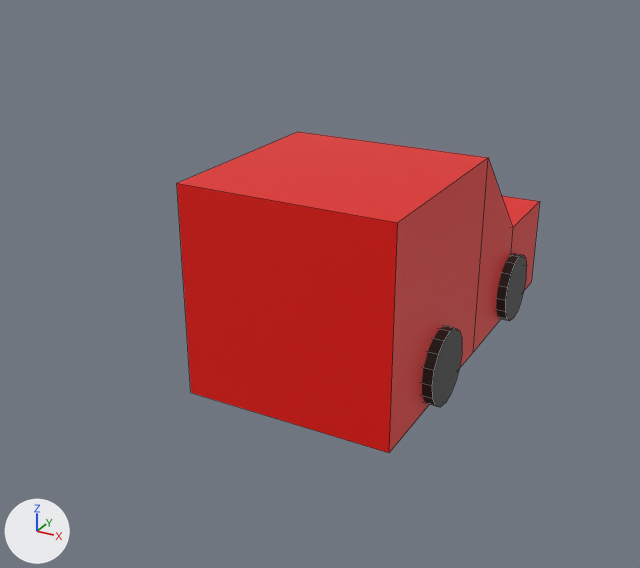
Before and after pictures for a commit that changed the FBX model Ketchapp/Assets/CarVsCops/Models/MainCar.fbx.
Camera for both pictures: a camera (50 mm lens) standing at (3.45, -7.63, 4.19) and looking at (-0.41, -0.62, 0.68). Every picture has the same lights, and +X, +Y and +Z are marked at lower left. Mesh edges are drawn as thin lines. Where no turn or scale is listed for an object, it has been applied to the vertices.

The older version as bpy lines, for what is in view:
```python
me_cube = bpy.data.meshes.new('Cube')
me_cube.from_pydata(...)  # 80 vertices, 50 faces; spans x -1.1..1.1, y -2.0..2.0, z -0.02..2.0
# faces by material slot: [14, 36]
me_cube.materials.append(mat_material_maincar)  # red #e70c00
me_cube.materials.append(mat_material_tire)  # black #242424
ob_maincar = bpy.data.objects.new('MainCar', me_cube)
ob_maincar.location = (0.0, 0.0, 0.0)
```
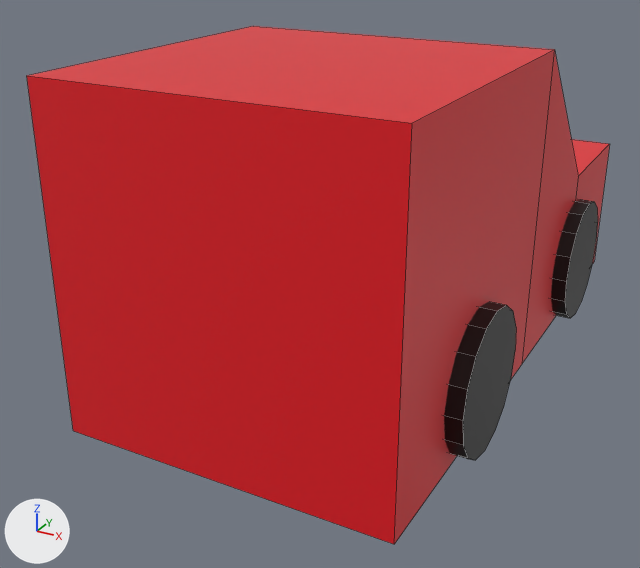
Pixel boxes (x1, y1, x2, y2) of what changed, in the pictures (640 x 568 px; the box of a moved part takes in the faces that stretch with it):
'MainCar', reshaped (60% wider, 61% taller)
    before: (177, 132, 540, 453)
    after: (27, 26, 610, 544)
part 1 of me_cube, moved or reshaped
    before: (177, 132, 540, 453)
    after: (27, 26, 610, 544)
part 2 of me_cube, added
    after: (551, 199, 598, 318)
part 3 of me_cube, added
    after: (444, 302, 516, 460)
part 4 of me_cube, deleted
    before: (496, 253, 527, 321)
part 5 of me_cube, deleted
    before: (422, 326, 462, 407)

Diff of the bpy script that builds the scene:
```diff
--- a/Ketchapp/Assets/CarVsCops/Models/MainCar.fbx.py
+++ b/Ketchapp/Assets/CarVsCops/Models/MainCar.fbx.py
@@ mat_material_tire_1 @@
+mat_material_tire_1 = principled_material('Material.TIre')
+mat_material_tire_1.base_color = (0.0, 0.0, 0.0)  # black #000000
@@ me_cube @@
 me_cube.from_pydata(...)  # 80 vertices, 50 faces; spans x -1.1..1.1, y -2.0..2.0, z -0.02..2.0
 # used by ob_maincar; location = (0.0, 0.0, 0.0)
+# me_cube part 1: the loose piece of 16 vertices spanning x -1.0..1.0, y -2.0..2.0, z 0.0..2.0 is scaled about the mesh origin by 1.5
+# me_cube part 2: a new loose piece, a 16-sided cylinder along x spanning x -1.65..1.65, y 0.86..2.14, z -0.06..1.23, in mat_material_tire_1 (black #000000)
+# me_cube part 3: a new loose piece, a 16-sided cylinder along x spanning x -1.65..1.65, y -2.14..-0.86, z -0.06..1.23, in mat_material_tire_1 (black #000000)
+# me_cube part 4: the loose piece of 32 vertices spanning x -1.1..1.1, y 0.64..1.36, z -0.02..0.7 is deleted
+# me_cube part 5: the loose piece of 32 vertices spanning x -1.1..1.1, y -1.36..-0.64, z -0.02..0.7 is deleted
 me_cube.materials.append(mat_material_maincar)
-me_cube.materials.append(mat_material_tire)  # black #242424
+me_cube.materials.append(mat_material_tire_1)  # black #000000
```
